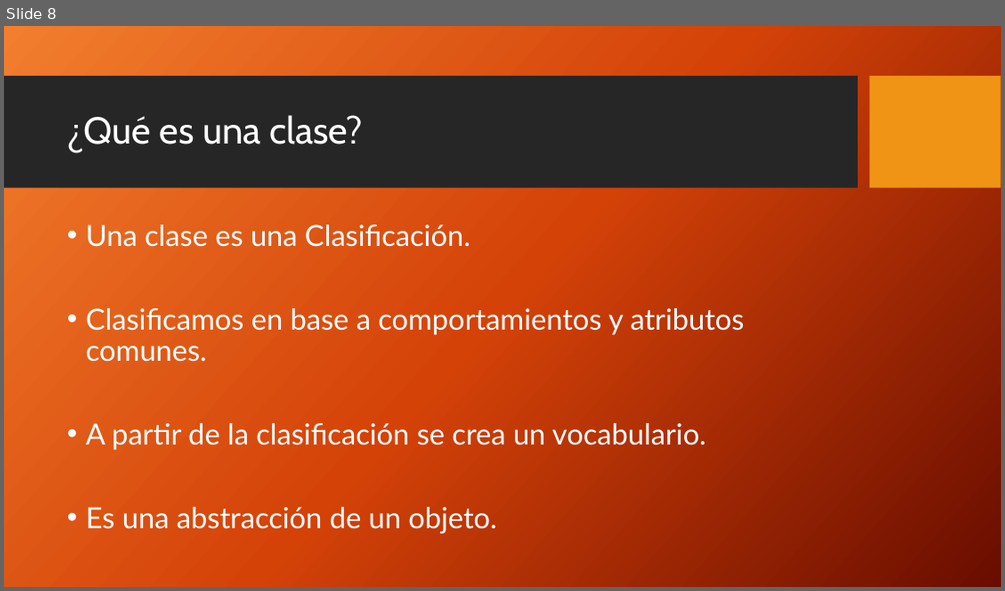
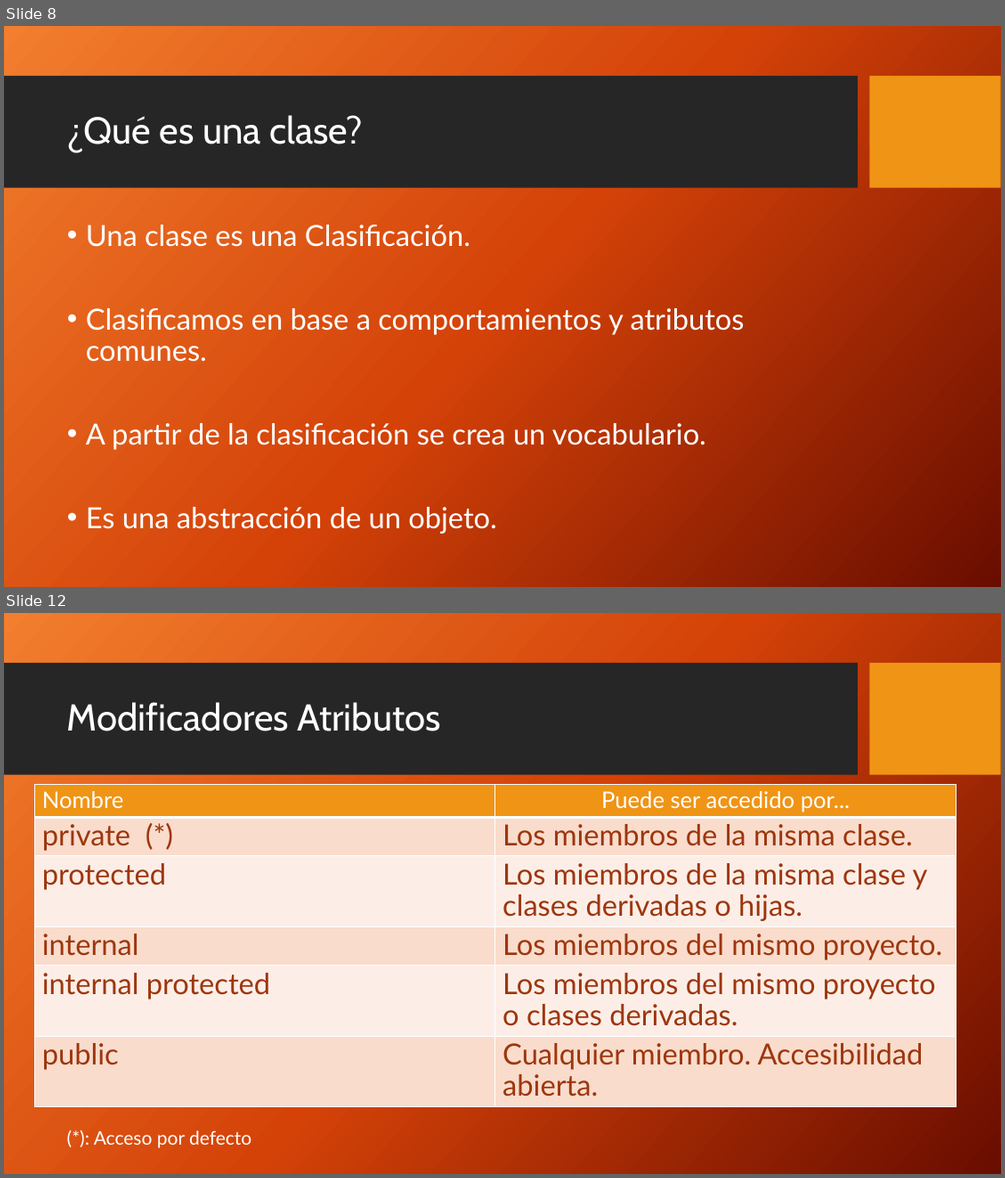
Before and after one commit to FedeDavila1984/utn_prog_y_lab_II, a slide deck: PPTs/ProgramacionII_Clase_02-2018.pptx. Shown one above the other, each under a label of ours: slide 8 before the commit, slides 8 and 12 after it; the slides between them are not shown. The pictures are 1005x591 and 1005x1178 pixels, drawn with LibreOffice and Linux fonts; fonts in the diff are those of the drawing; background and template pictures are left out. Boxes give left, top, right and bottom in pixels: in the first picture for what was removed or moved away, otherwise in the second. Text is boxed around its words. In the diff, an @@ line names an element or a change of style, - is before the commit and + after.

```diff
--- a/PPTs/ProgramacionII_Clase_02-2018.pptx
+++ b/PPTs/ProgramacionII_Clase_02-2018.pptx
@@ slide 12 added at (x1=4, y1=613, x2=1001, y2=1174), background picture (left out); not listed: 2 template elements that a slide beside it also shows @@
@@ title added at (x1=67, y1=702, x2=440, y2=731), 36 pt, text #FFFFFF @@
+Modificadores Atributos
@@ table added at (x1=34, y1=784, x2=956, y2=1106), 6 rows, 2 columns @@
+Nombre | Puede ser accedido por...
+private (*) | Los miembros de la misma clase.
+protected | Los miembros de la misma clase y clases derivadas o hijas.
+internal | Los miembros del mismo proyecto.
+internal protected | Los miembros del mismo proyecto o clases derivadas.
+public | Cualquier miembro. Accesibilidad abierta.
@@ text added at (x1=94, y1=1130, x2=251, y2=1148), 18 pt, text #FFFFFF @@
+(*): Acceso por defecto
```
Also in this commit, not shown: 2 slides changed, 12 other slides added, 9 other files.
